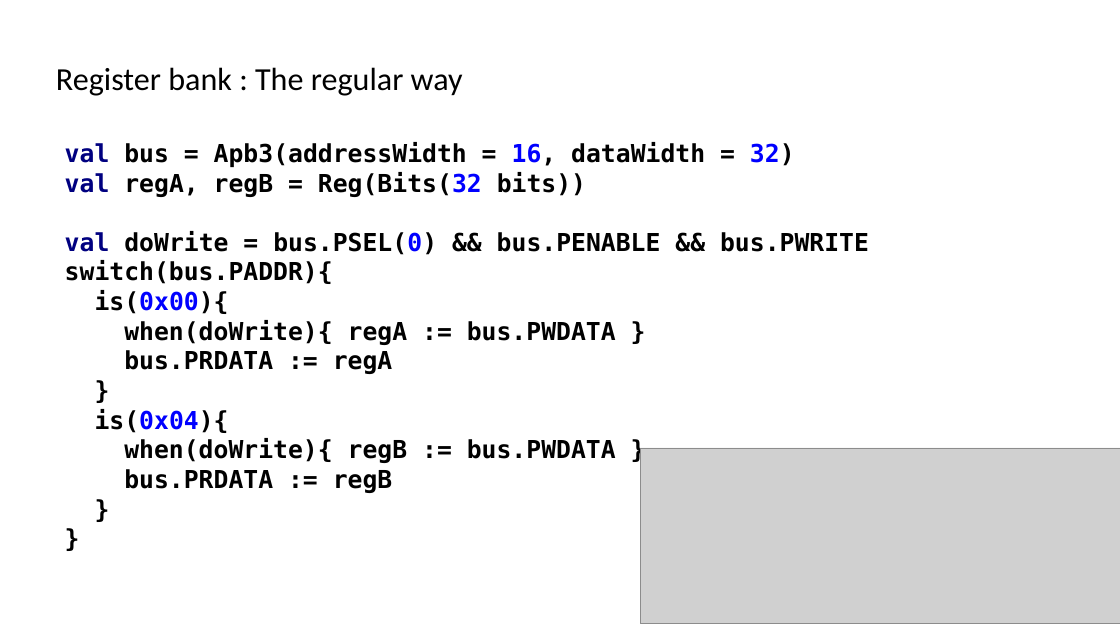
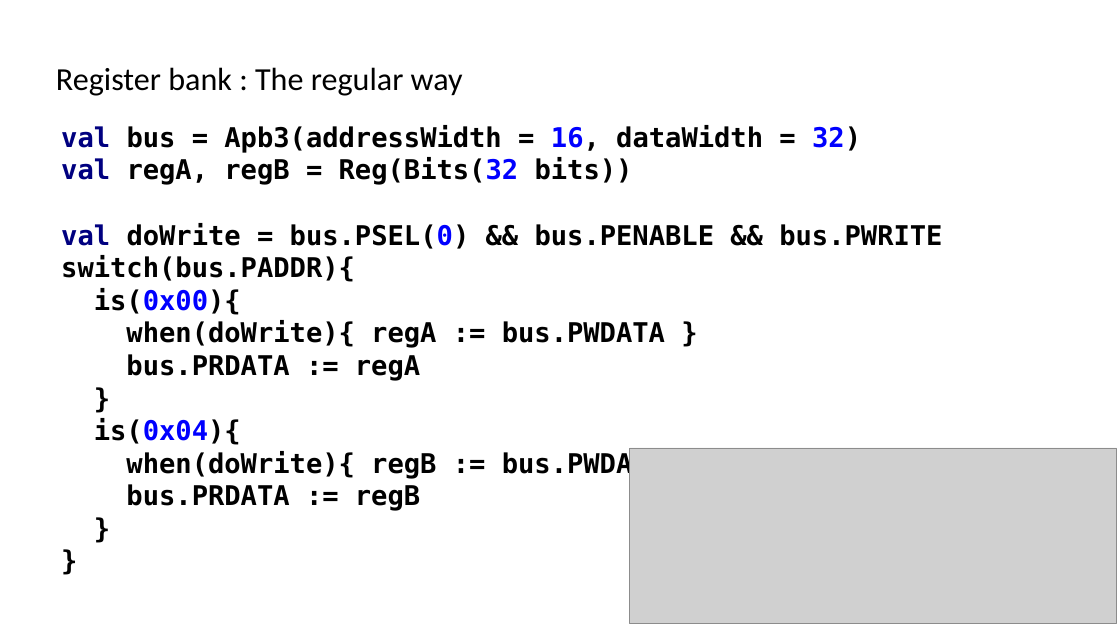
Before and after one commit to SpinalHDL/SpinalDoc, a slide deck: slide 6 of presentation/en/wosh_2019.odp. Drawn at 1120x630 pixels with LibreOffice and Linux fonts; fonts in the diff are those of the drawing; grey boxes stand for pictures. Boxes give left, top, right and bottom in pixels: in the first picture for what was removed or moved away, otherwise in the second. Text is boxed around its words. In the diff, an @@ line names an element or a change of style, - is before the commit and + after.

```diff
--- a/presentation/en/wosh_2019.odp
+++ b/presentation/en/wosh_2019.odp
@@ text "val bus = Apb3(addressWidth = ...": place and size @@
-text "val bus = Apb3(addressWidth = ..." at <box>65,142,869,493</box>
+text "val bus = Apb3(addressWidth = ..." at <box>61,125,942,511</box>
@@ text "val bus = Apb3(addressWidth = ..." at <box>61,125,942,511</box>: size 20 to 22 pt @@
@@ picture: place and size @@
-picture at <box>640,448,1120,624</box>
+picture at <box>630,448,1117,624</box>
```
Also in this commit, not shown: 6 other slides changed, 4 slides added, 2 other files.
